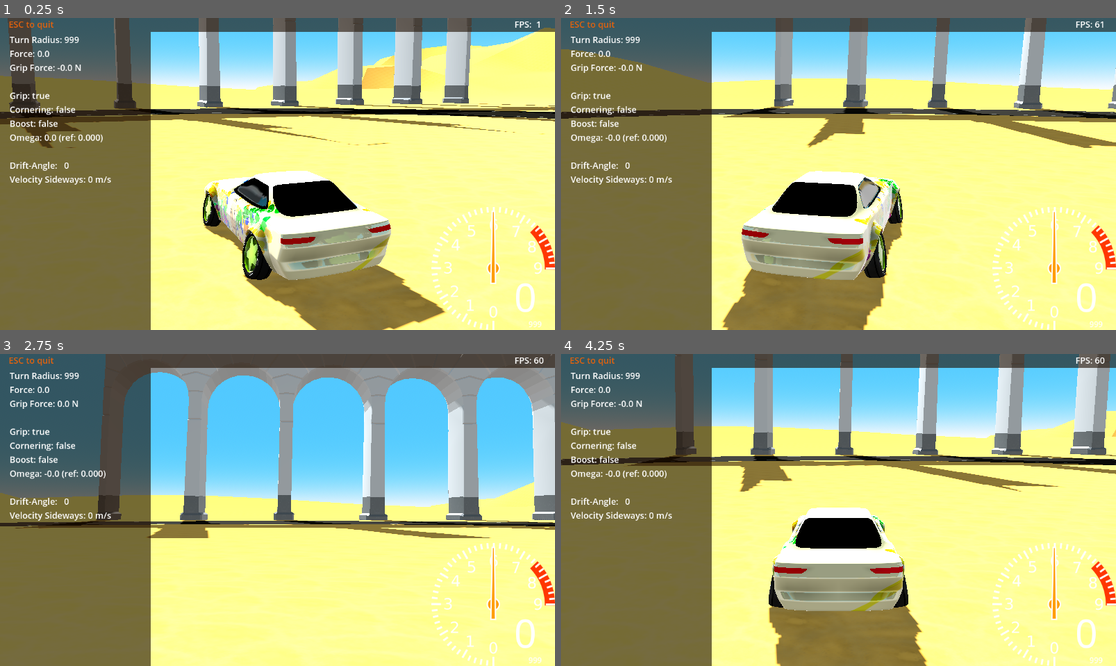
Above: before the commit, frames 1-4 (two rows, left to right).
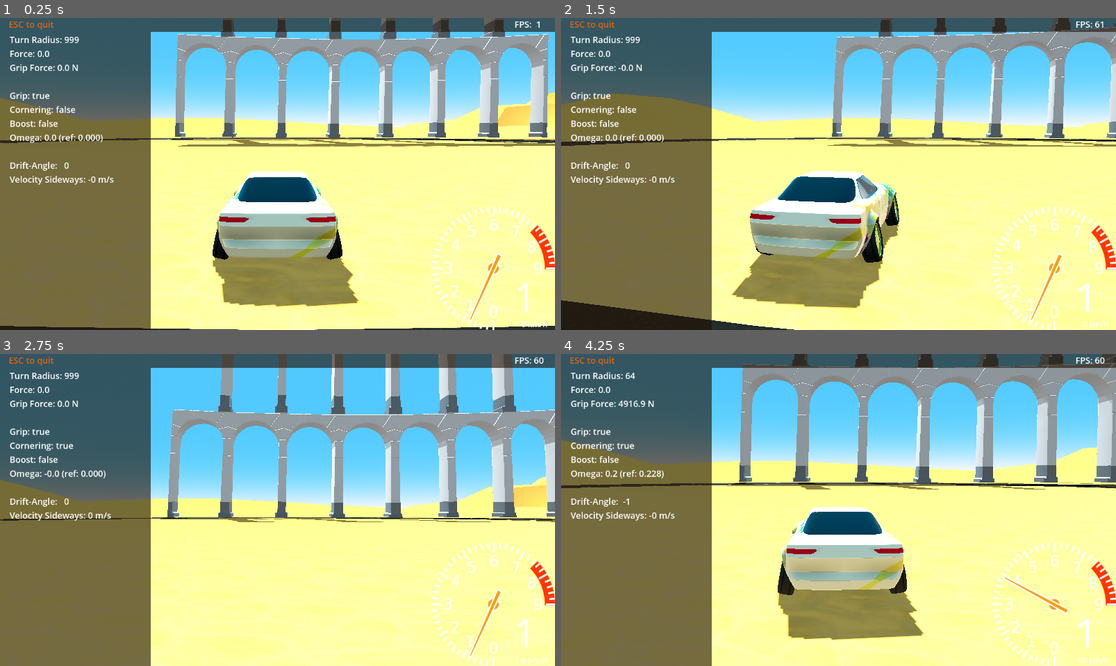
Above: after the commit, the same moments.

Repository: tomaga-dev/DriftCarG4
Game: Godot game, scene res://Scenes/Start.tscn
Two runs of this game, one before a commit and one after it. Both use one fixed random seed, a clock stepped at 60 frames per second and the inputs below.
Inputs:
- Up to frame 1 (0.25 s): no input
- Up to frame 2 (1.5 s): hold Right (controller_right) 0.53-1.28 s; tap C (controller_camera) at 0.6 s; hold Down (controller_brake) from 1.28 s (still down); tap Space (controller_camera_rotate) at 1.35 s
- Up to frame 3 (2.75 s): release Down (controller_brake) at 2.03 s; hold Right (controller_right) from 2.03 s (still down); tap C (controller_camera) at 2.1 s
- Up to frame 4 (4.25 s): release Right (controller_right) at 2.78 s; hold Up (controller_accelerate) 2.78-3.53 s; tap Space (controller_camera_rotate) at 2.85 s; hold Left (controller_left) from 3.53 s (still down); tap C (controller_camera) at 3.6 s

The runs differ from the first frame. In frame 1, 46% of the frame differs, in the area x 0-100%, y 0-100%; in frame 2, 41%; in frame 3, 32%; in frame 4, 42%.

Commit message:
The camera shows the dashboard of the car it looks at
This is different from before where the dashboard was attached to the
player.

Diff:
--- a/Drift Car/Scenes/Camera.gd
+++ b/Drift Car/Scenes/Camera.gd
@@ -1,13 +1,24 @@
 extends Camera3D
 
-@export var vehicle_node: NodePath
 @export var first_person: bool = false
 @export var third_person: bool = true
 @export var race_mode: bool = true
 @export var auto_rotate_mode: bool = true
 @export var damping: float = 1
+@export var vehicle_node: NodePath
+@export var rev_min: float = 0.8
+@export var rev_max: float = 9
+@export var needle_node: NodePath
+@export var gear_node: NodePath
+@export var speed_node: NodePath
 
+var needle: TextureRect
+var gear: Label
+var speed: Label
+var m: float
+var b: float
 var target: Node3D
+var origin: Node3D
 var vehicle_controller: VehicleController
 var distance_measured: Vector3
 var distance_magnitude: float
@@ -17,7 +28,16 @@
 
 func _ready():
 	vehicle_controller = get_node(vehicle_node)
+	needle = get_node(needle_node)
+	gear = get_node(gear_node)
+	speed = get_node(speed_node)
+	var k = 0.5 * PI + PI
+	m = (rev_max - rev_min) / rev_max * k
+	b = rev_min / rev_max * k
 	target = vehicle_controller.get_node("CameraTarget")
+	origin = vehicle_controller.get_node("CameraOrigin")
+	transform.origin = origin.global_position
+	transform.basis = Basis(origin.quaternion)
 	vehicle_controller.visible = !first_person
 	distance_measured = target.global_transform.origin - global_transform.origin
 	distance_magnitude = distance_measured.length()
@@ -33,6 +53,10 @@
 		smooth_follow(delta)
 	else:
 		follow()
+	var kmh: float = 3.6 * vehicle_controller.linear_velocity.length()
+	needle.rotation = -PI + m * vehicle_controller.rev_normalized + b
+	gear.text = "%s" % vehicle_controller.gearbox.gear
+	speed.text = "%3.0f km/h" % kmh
 
 func first_person_view():
 	var camera_global_rotation = Quaternion(target.global_transform.basis)
--- a/Drift Car/Scenes/Player.gd
+++ b/Drift Car/Scenes/Player.gd
@@ -1,28 +1,13 @@
 extends Node
 
-@export var rev_min: float = 0.8
-@export var rev_max: float = 9
 @export var car_node: NodePath
-@export var needle_node: NodePath
-@export var gear_node: NodePath
-@export var speed_node: NodePath
 
 var car: VehicleController
-var needle: TextureRect
-var gear: Label
-var speed: Label
-var m: float
-var b: float
 
 
 func _ready():
 	car = get_node(car_node)
-	needle = get_node(needle_node)
-	gear = get_node(gear_node)
-	speed = get_node(speed_node)
-	var k = 0.5 * PI + PI
-	m = (rev_max - rev_min) / rev_max * k
-	b = rev_min / rev_max * k
+	car.controlled_by_player = true
 
 func get_player_input(driver):
 	if Input.is_action_pressed("controller_brake"):
@@ -37,16 +22,11 @@
 		if Input.is_action_pressed("controller_reverse"):
 			driver.reverse()
 
-func query_driver(vehicle: VehicleController, rev_normalized: float):
+func query_driver(vehicle: VehicleController):
+	if vehicle != car:
+		return
 	vehicle.driver.start_query()
-	if vehicle == car:
-		var kmh: float = 3.6 * vehicle.linear_velocity.length()
-		get_player_input(vehicle.driver)
-		needle.rotation = -PI + m * rev_normalized + b
-		gear.text = "%s" % vehicle.gearbox.gear
-		speed.text = "%3.0f km/h" % kmh
-	else:
-		vehicle.driver.brake()
+	get_player_input(vehicle.driver)
 
-func _on_monteri_query_driver(car_of_driver, rev_normalized):
-	query_driver(car_of_driver, rev_normalized)
+func _on_monteri_query_driver(vehicle: VehicleController) -> void:
+	query_driver(vehicle)
--- a/Drift Car/Scenes/Start.tscn
+++ b/Drift Car/Scenes/Start.tscn
@@ -71,15 +71,12 @@
 [node name="Player" type="Node" parent="."]
 script = ExtResource("2_g27tf")
 car_node = NodePath("../Monteri")
-needle_node = NodePath("../Dashboard/TextureRect2")
-gear_node = NodePath("../Dashboard/Gear")
-speed_node = NodePath("../Dashboard/Speed")
 
 [node name="Status" parent="." instance=ExtResource("6_limtv")]
 
 [node name="Dashboard" parent="." instance=ExtResource("4_a1ewv")]
 
-[node name="TextureRect2" type="TextureRect" parent="Dashboard"]
+[node name="Needle" type="TextureRect" parent="Dashboard"]
 layout_mode = 1
 anchors_preset = 3
 anchor_left = 1.0
@@ -134,11 +131,18 @@
 environment = SubResource("Environment_e3rv3")
 
 [node name="Camera" type="Camera3D" parent="."]
-transform = Transform3D(0.664555, 0.143163, -0.733397, 0, 0.981476, 0.191589, 0.74724, -0.127321, 0.652245, -5.42986, 2.63843, 4.82904)
 fov = 40.0
 script = ExtResource("3_wjqso")
+damping = 3.0
 vehicle_node = NodePath("../Monteri")
-damping = 3.0
+needle_node = NodePath("../Dashboard/Needle")
+gear_node = NodePath("../Dashboard/Gear")
+speed_node = NodePath("../Dashboard/Speed")
+
+[node name="ReflectionProbe" type="ReflectionProbe" parent="Camera"]
+update_mode = 1
+max_distance = 30.0
+size = Vector3(200, 80, 200)
 
 [node name="Ground" parent="." instance=ExtResource("6_w8p8v")]
 
@@ -161,7 +165,7 @@
 shape = SubResource("BoxShape3D_37nhg")
 
 [node name="Monteri" parent="." instance=ExtResource("5_x1q82")]
-transform = Transform3D(1, 0, 0, 0, 1, 0, 0, 0, 1, 0, 0.35, 0)
+transform = Transform3D(1, 0, 0, 0, 1, 0, 0, 0, 1, 0, 0.35, 38.963)
 max_force = 30000.0
 rev_normalized_max = 0.7
 omega_max_drift = 1.4
@@ -169,6 +173,9 @@
 [node name="CameraTarget" type="Node3D" parent="Monteri"]
 transform = Transform3D(1, 0, 0, 0, 1, 0, 0, 0, 1, 0, 0.87, 0)
 
+[node name="CameraOrigin" type="Node3D" parent="Monteri"]
+transform = Transform3D(1, 0, 0, 0, 0.994522, 0.104528, 0, -0.104528, 0.994522, 0, 0.87, 8)
+
 [node name="CollisionShapeFront" type="CollisionShape3D" parent="Monteri"]
 transform = Transform3D(1, 0, 0, 0, 1, 0, 0, 0, 1, 0, 0, -2)
 shape = SubResource("BoxShape3D_x1cas")
@@ -195,9 +202,6 @@
 stream = ExtResource("9_dqhyg")
 bus = &"Off"
 
-[node name="ReflectionProbe" type="ReflectionProbe" parent="."]
-size = Vector3(500, 100, 500)
-
 [node name="ArcBridge" parent="." instance=ExtResource("10_3acnn")]
 transform = Transform3D(1, 0, 0, 0, 1, 0, 0, 0, 1, 21, 0, -64)
 
